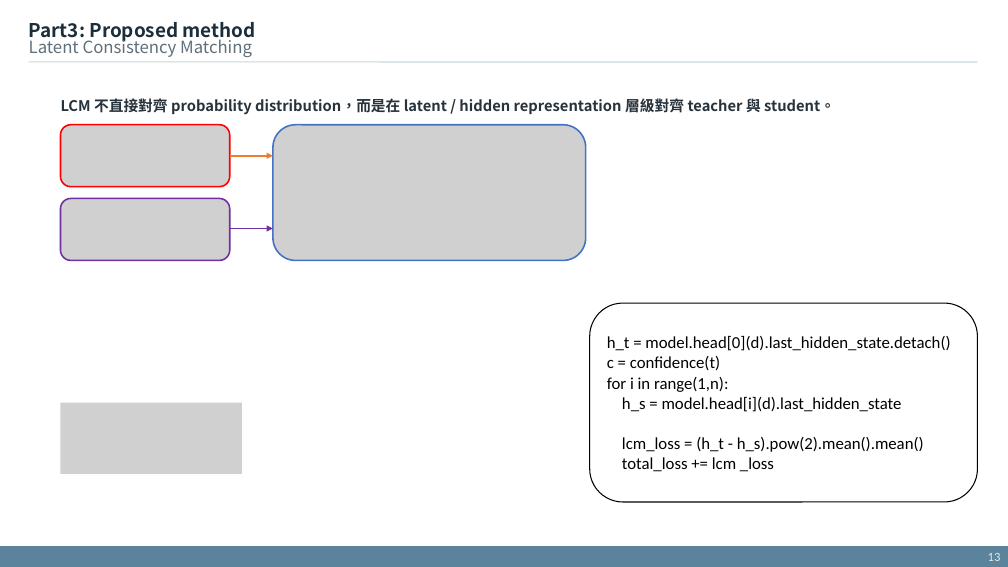
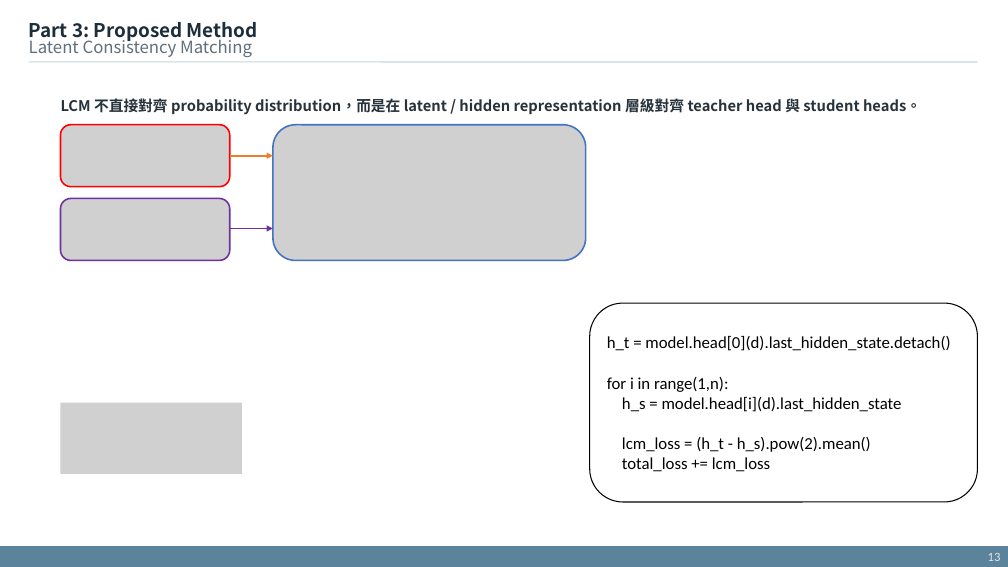
Before and after one commit to xdfg12456/llama-mtp, a slide deck: slide 13 of doc/mtp_with_consistency_method_v2.pptx. Drawn at 1008x567 pixels with LibreOffice and Linux fonts; fonts in the diff are those of the drawing; grey boxes stand for pictures. Boxes give left, top, right and bottom in pixels: in the first picture for what was removed or moved away, otherwise in the second. Text is boxed around its words. In the diff, an @@ line names an element or a change of style, - is before the commit and + after.

```diff
--- a/doc/mtp_with_consistency_method_v2.pptx
+++ b/doc/mtp_with_consistency_method_v2.pptx
@@ text at (29,22,258,42): text changed @@
-Part3: Proposed method
+Part 3: Proposed Method
@@ text at (61,97,921,116): text changed @@
-LCM 不直接對齊 probability distribution，而是在 latent / hidden representation 層級對齊 teacher 與 student。
+LCM 不直接對齊 probability distribution，而是在 latent / hidden representation 層級對齊 teacher head 與 student heads。
@@ text in rounded rectangle at (607,356,720,370): paragraph removed @@
-c = confidence(t)
@@ text in rounded rectangle at (622,437,871,472): text changed @@
-lcm_loss = (h_t - h_s).pow(2).mean().mean()
-total_loss += lcm _loss
+lcm_loss = (h_t - h_s).pow(2).mean()
+total_loss += lcm_loss
```
Also in this commit, not shown: 23 other slides changed.
